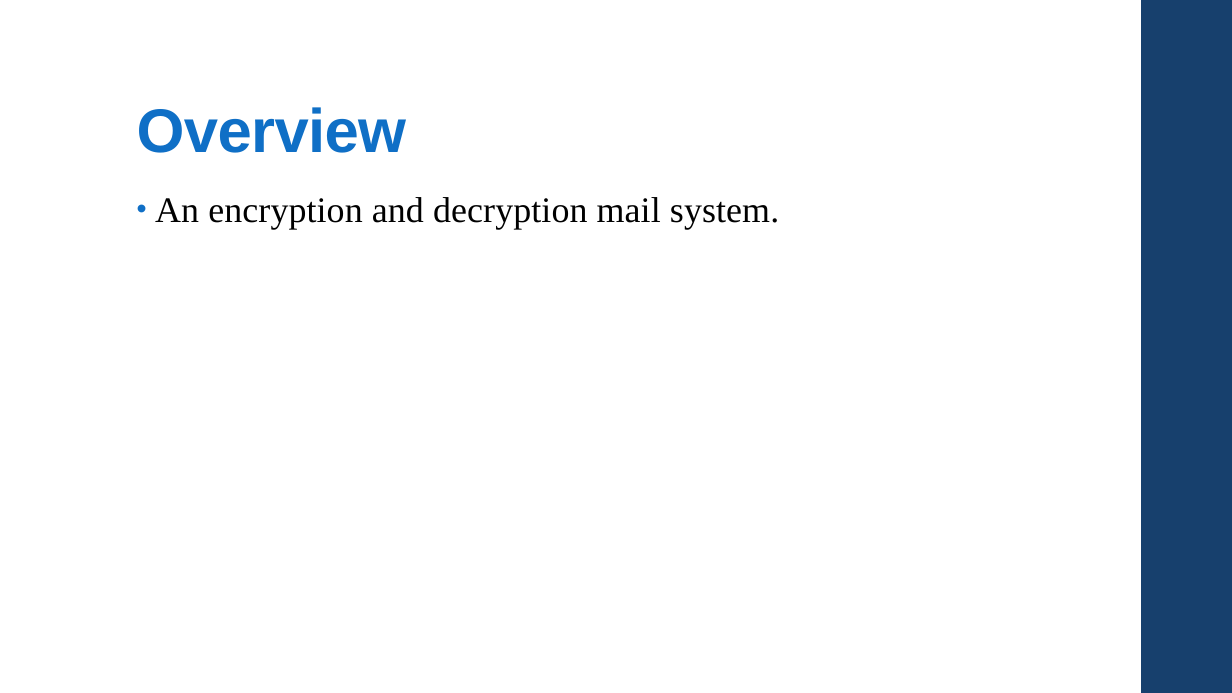
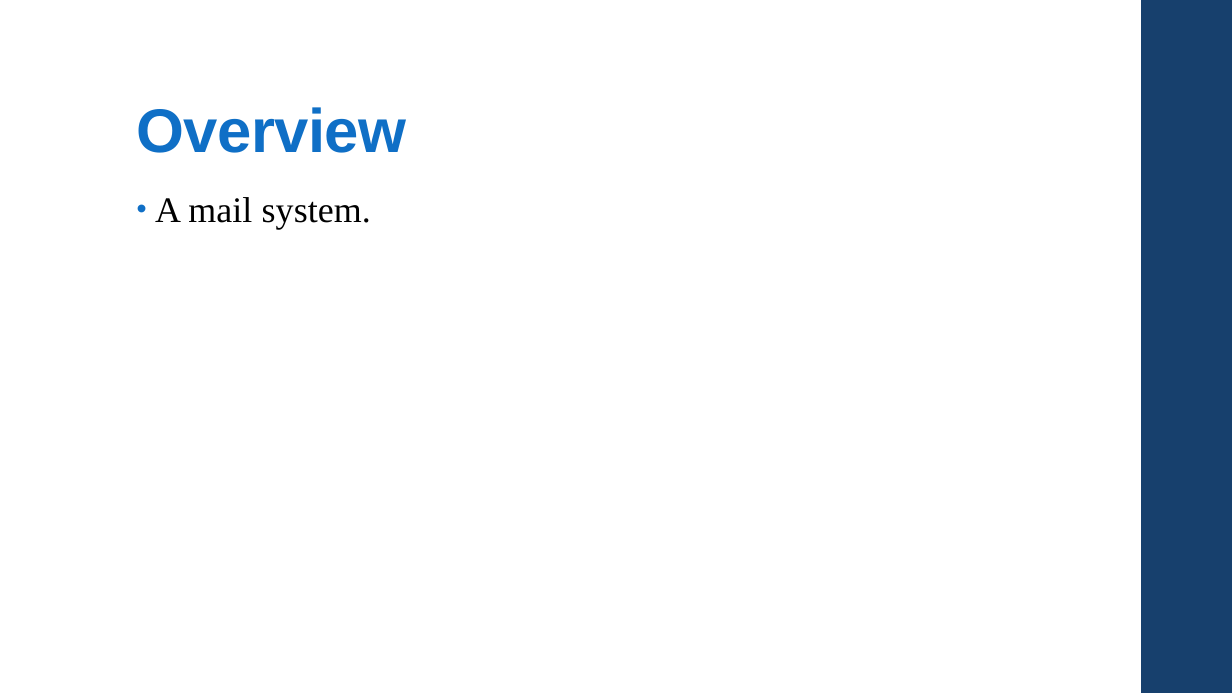
Before and after one commit to csc4350adept/csc4350, a slide deck: slide 3 of docs/Pres.pptx. Drawn at 1232x693 pixels with LibreOffice and Linux fonts; fonts in the diff are those of the drawing. Boxes give left, top, right and bottom in pixels: in the first picture for what was removed or moved away, otherwise in the second. Text is boxed around its words. In the diff, an @@ line names an element or a change of style, - is before the commit and + after.

Commit message:
pres
pres

```diff
--- a/docs/Pres.pptx
+++ b/docs/Pres.pptx
@@ text at (155, 197, 371, 229): text changed @@
-• An encryption and decryption mail system.
+• A mail system.
```
